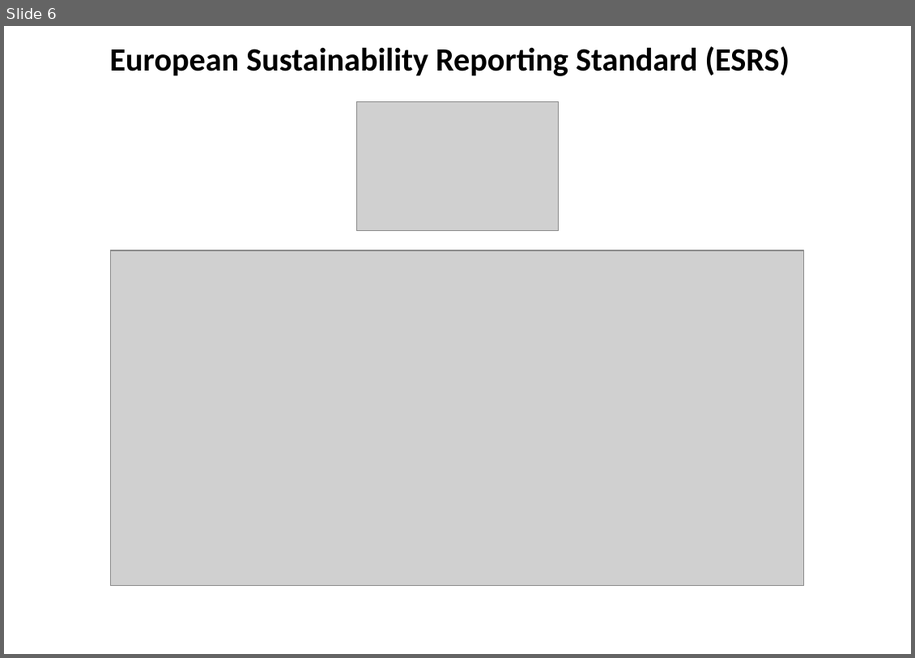
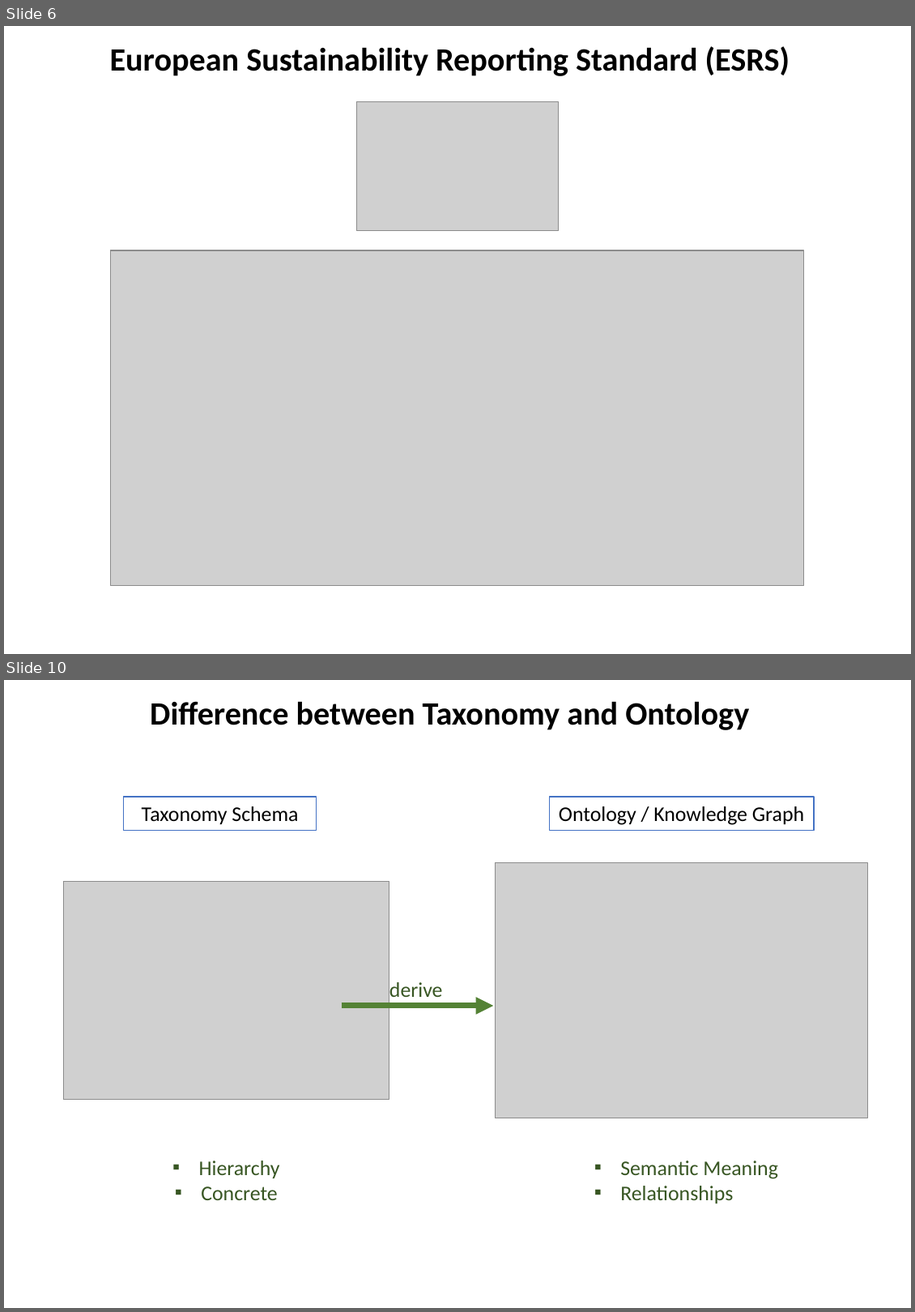
Before and after one commit to rainergo/UASFRA-MS-KnowledgeGraph, a slide deck: project/Project.pptx. Shown one above the other, each under a label of ours: slide 6 before the commit, slides 6 and 10 after it; the slides between them are not shown. The pictures are 915x658 and 915x1312 pixels, drawn with LibreOffice and Linux fonts; fonts in the diff are those of the drawing; grey boxes stand for pictures. Boxes give left, top, right and bottom in pixels: in the first picture for what was removed or moved away, otherwise in the second. Text is boxed around its words. In the diff, an @@ line names an element or a change of style, - is before the commit and + after.

```diff
--- a/project/Project.pptx
+++ b/project/Project.pptx
@@ slide 10 added at (4,680,911,1308), background #FFFFFF @@
@@ text added at (150,701,749,730), 28 pt, text #000000, bold @@
+Difference between Taxonomy and Ontology
@@ rectangle added at (124,797,317,830), outline #4472C4 1 pt, 18 pt, text #000000 @@
+Taxonomy Schema
@@ rectangle added at (549,797,814,830), outline #4472C4 1 pt, 18 pt, text #000000 @@
+Ontology / Knowledge Graph
@@ picture added at (496,862,868,1118) @@
@@ picture added at (63,881,390,1100) @@
@@ text added at (390,982,443,997), 18 pt, text #385723 @@
+derive
@@ arrow added from (342, 1006) to (493, 1006), #548235 5 pt @@
@@ text added at (199,1160,280,1200), 18 pt, text #385723 @@
+▪ Hierarchy
+▪ Concrete
@@ text added at (620,1160,778,1203), 18 pt, text #385723 @@
+▪ Semantic Meaning
+▪ Relationships
```
Also in this commit, not shown: 5 slides changed, 3 other slides added, 1 slide removed, 4 other files.
